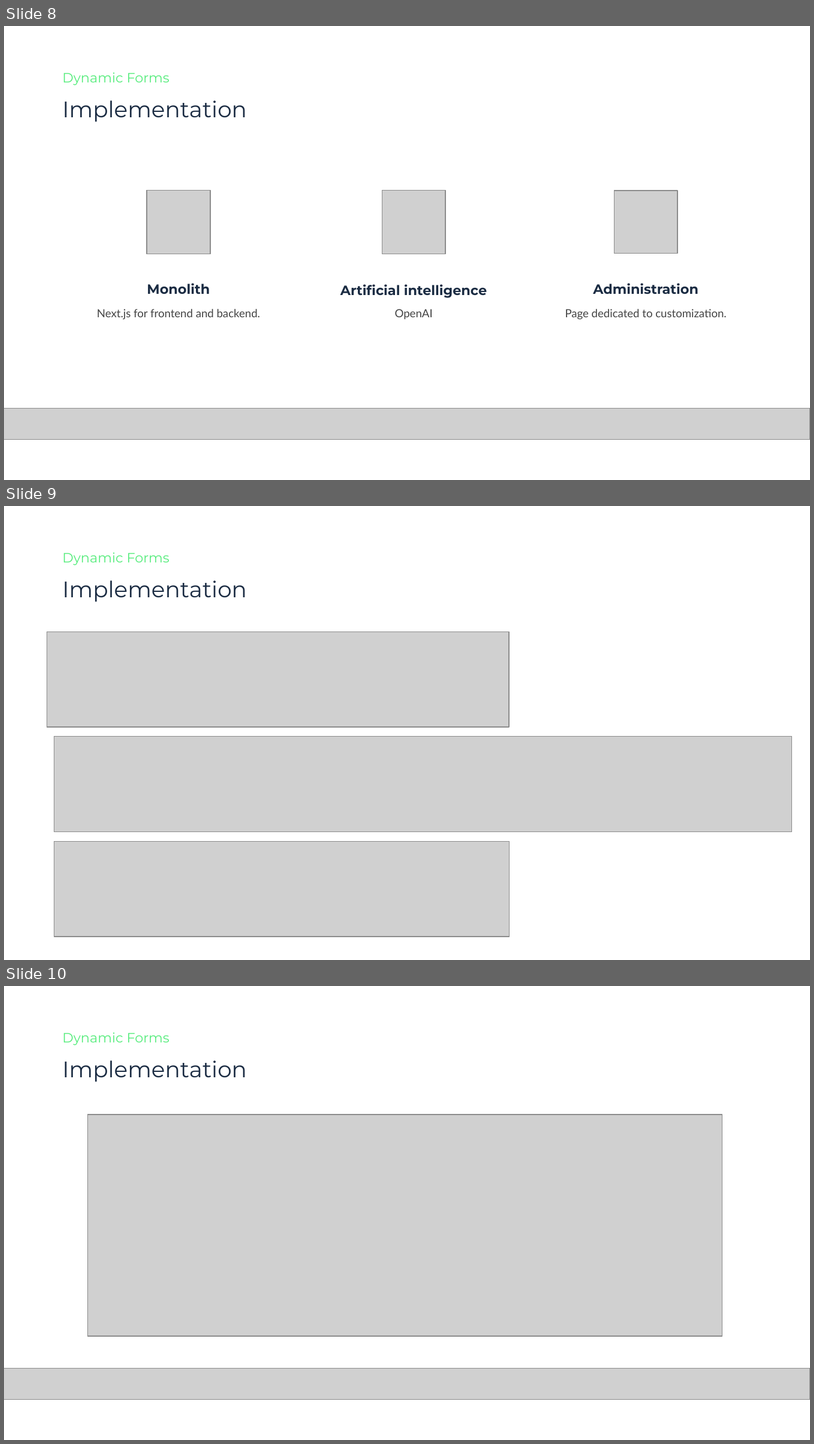
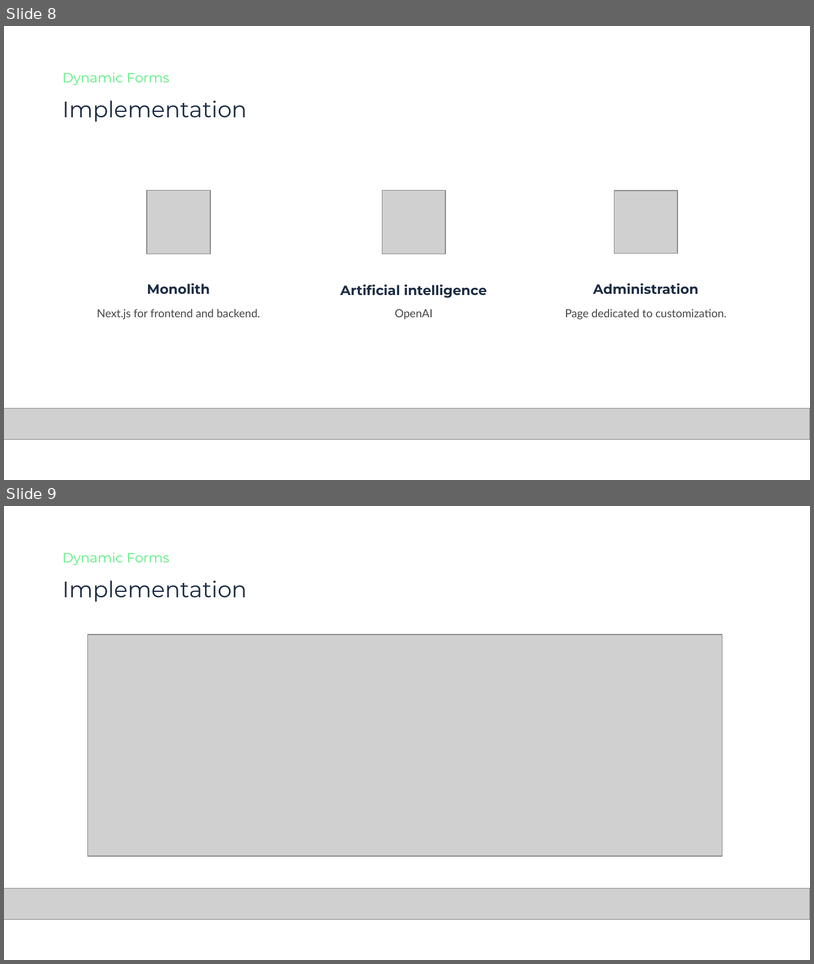
Before and after one commit to gaelDolle/dynamic-form, a slide deck: docs/Dynamic Forms by 2B3.pptx. Shown one above the other, each under a label of ours: slides 8, 9 and 10 before the commit, slides 8 and 9 after it. The pictures are 814x1444 and 814x964 pixels, drawn with LibreOffice and Linux fonts; fonts in the diff are those of the drawing; grey boxes stand for pictures. Boxes give left, top, right and bottom in pixels: in the first picture for what was removed or moved away, otherwise in the second. Text is boxed around its words. In the diff, an @@ line names an element or a change of style, - is before the commit and + after.

```diff
--- a/docs/Dynamic Forms by 2B3.pptx
+++ b/docs/Dynamic Forms by 2B3.pptx
@@ slide 9 removed at box(4, 506, 810, 960), background #FFFFFF @@
@@ text removed at box(62, 552, 170, 565) @@
-Dynamic Forms
@@ text removed at box(62, 580, 247, 602) @@
-Implementation
@@ picture removed at box(47, 632, 509, 727) @@
@@ picture removed at box(54, 736, 792, 832) @@
@@ picture removed at box(54, 841, 510, 936) @@
@@ what was slide 10 is now slide 9 @@
```
Also in this commit, not shown: 1 slide changed, 3 other slides removed.
